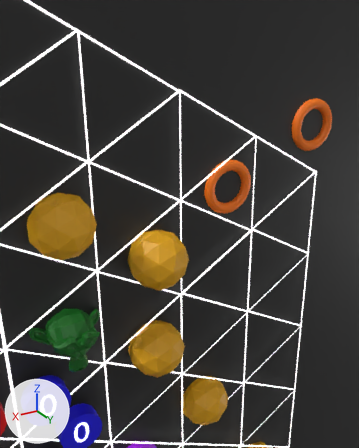
What one commit did to the Blender file Assets/gameboard.blend.
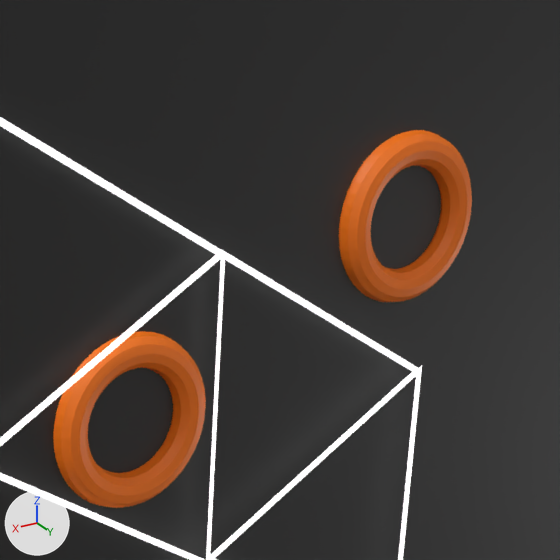
Old and new are each drawn from a camera (50 mm lens) standing at (1.54, 11.3, 10.83) and looking at (-5.9, -1.1, 4.63) and again close up on the part from 52% to 100% of the width and 13% to 51% of the height. Arrows for +X, +Y and +Z are at lower left; the lights stay in place.

Objects in the first close-up: 'Circle.028', 'Cube.002', 'Space.0.2.4', 'Space.0.3.4', 'Space.0.3.6', 'WH3b', 'WH3b.001'.
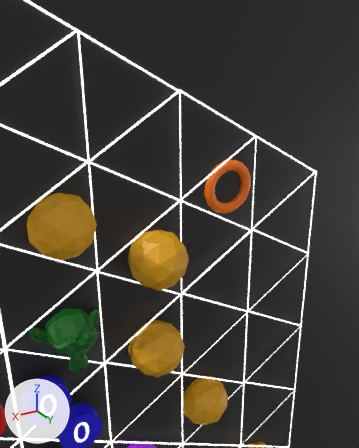
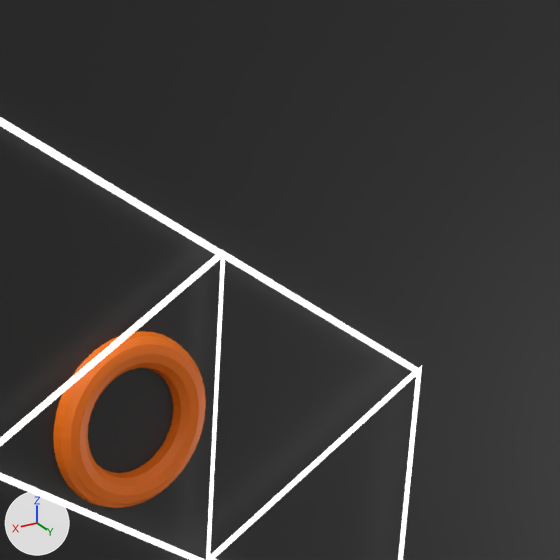
The change, as JSON lines over the scene's bpy script:
```json
{"op": "remove", "block": "ob_wh3b_001", "code": ["ob_wh3b_001 = bpy.data.objects.new('WH3b.001', me_torus_003)", "ob_wh3b_001.location = (-10.11, -0.01, 7.5)", "ob_wh3b_001.rotation_euler = (4.706, 3.136, -0.000763)  # degrees (270, 180, -0)", "ob_wh3b_001.scale = (0.661, 0.661, 0.661)"]}
```

What differs and where, as boxes (x1, y1, x2, y2) in the close-ups (560 x 560 px):
```json
{"object": "WH3b.001", "change": "deleted", "before": [339, 130, 472, 302], "on screen": "orange"}
```
